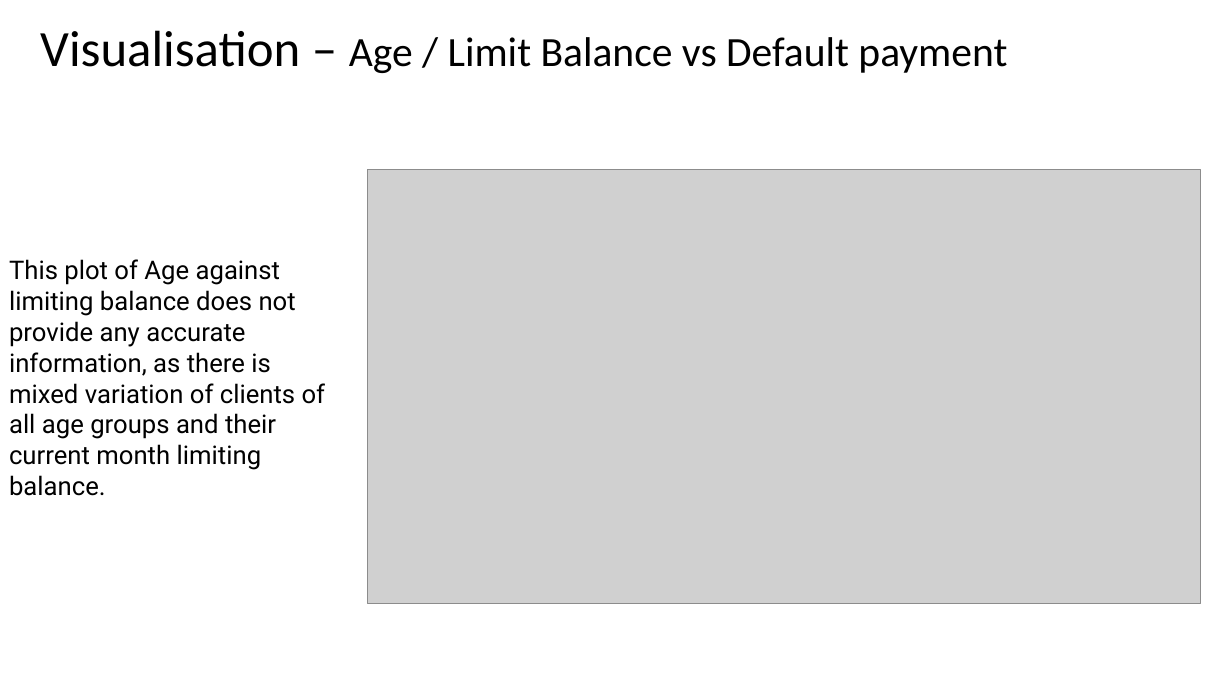
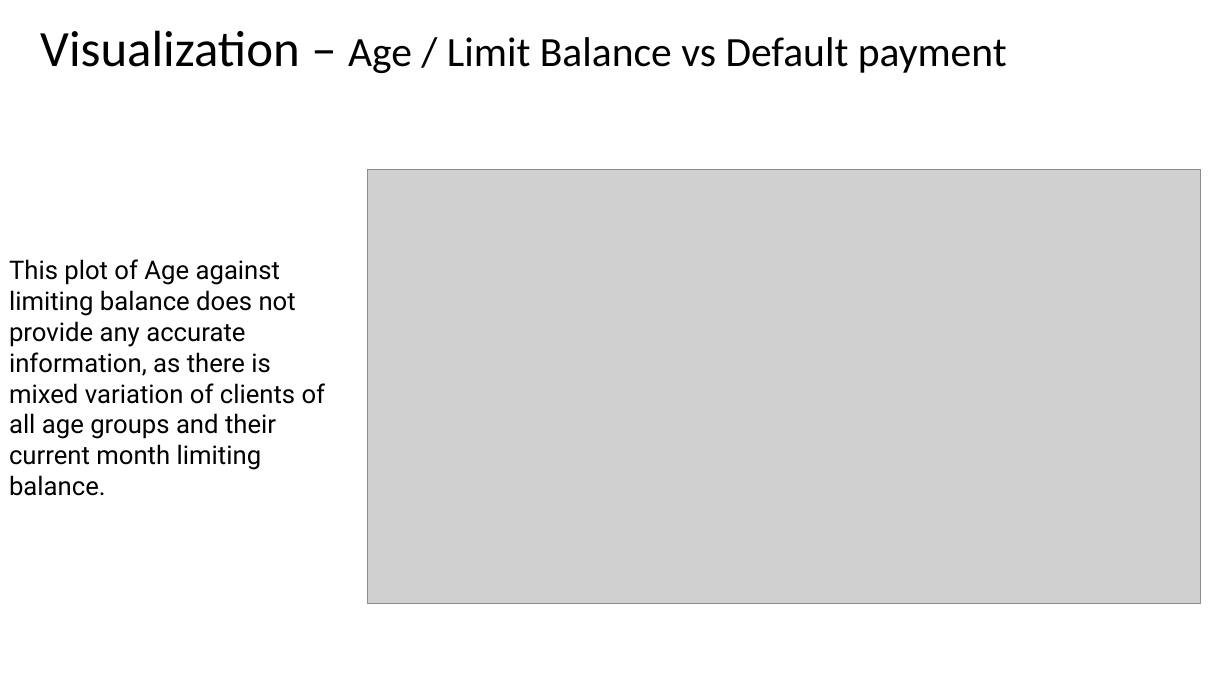
Before and after one commit to pragyanandan/mini-Project-2-ML, a slide deck: slide 11 of Mini-Project.pptx. Drawn at 1232x693 pixels with LibreOffice and Linux fonts; fonts in the diff are those of the drawing; grey boxes stand for pictures. Boxes give left, top, right and bottom in pixels: in the first picture for what was removed or moved away, otherwise in the second. Text is boxed around its words. In the diff, an @@ line names an element or a change of style, - is before the commit and + after.

```diff
--- a/Mini-Project.pptx
+++ b/Mini-Project.pptx
@@ title at <box>40,30,1007,73</box>: text changed @@
-Visualisation – Age / Limit Balance vs Default payment
+Visualization – Age / Limit Balance vs Default payment
```
Also in this commit, not shown: 2 other slides changed, 3 slides added, 2 other files.
